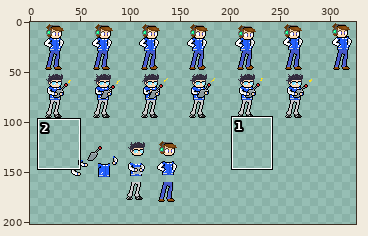
A sprite sheet gets an edit: Assets/Resources/Art/Npc/Sprite_Npc0002.png. Above, an overview of the earlier version with the close-up marked.
Close-up. Old version:
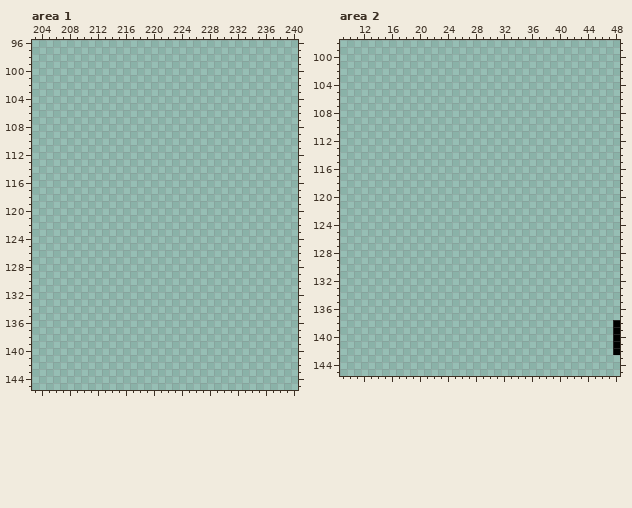
The file is 500x500 pixels. Colours within 5 levels of each other are drawn and written as one. Shown: area 1: x 203..240, y 96..145; area 2: x 9..48, y 98..145. The wide view leaves out empty margins. The commit also changed other parts of the picture, which this record leaves out.
Now the later version:
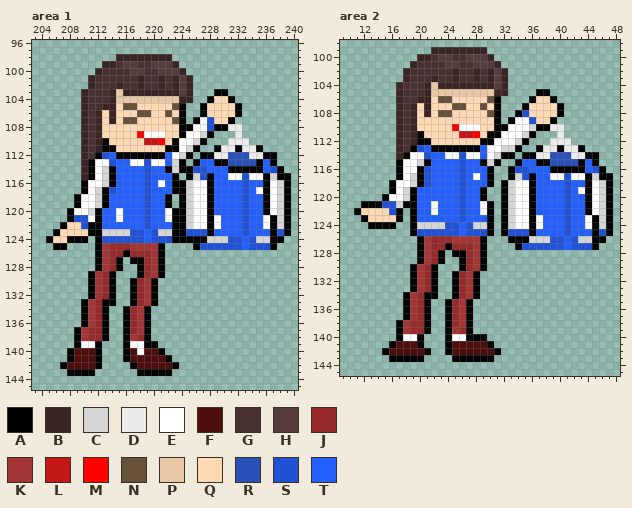
Palette (. is transparent): A #000000  B #3a2424  C #d5d5d5  D #ebebeb  E #ffffff  F #4e0e0e  G #4a3131  H #563c3c  J #962929  K #a33535  L #c31717  M #ff0000  N #67513b  P #e9c7a5  Q #ffd9b4  R #2a51b7  S #2152d5  T #2360ff
Changes in this commit:
--- area 1
@@ x 203..240 @@
  97 ......................................
- 98 ......................................
- 99 ......................................
-100 ......................................
-101 ......................................
-102 ......................................
-103 ......................................
-104 ......................................
-105 ......................................
-106 ......................................
-107 ......................................
-108 ......................................
-109 ......................................
-110 ......................................
-111 ......................................
-112 ......................................
-113 ......................................
-114 ......................................
-115 ......................................
-116 ......................................
-117 ......................................
-118 ......................................
-119 ......................................
-120 ......................................
-121 ......................................
-122 ......................................
-123 ......................................
-124 ......................................
-125 ......................................
-126 ......................................
-127 ......................................
-128 ......................................
-129 ......................................
-130 ......................................
-131 ......................................
-132 ......................................
-133 ......................................
-134 ......................................
-135 ......................................
-136 ......................................
-137 ......................................
-138 ......................................
-139 ......................................
-140 ......................................
-141 ......................................
-142 ......................................
-143 ......................................
+ 98 ............BBBBBBBB..................
+ 99 ..........BBGHHGGHHHB.................
+100 .........BGGGGHHGGHHHB................
+101 ........BGGGGGGBGGBGBHB...............
+102 ........BGGGBGGBGGBGBHB...............
+103 .......BGGGBPBBBBBBBBHB...AA..........
+104 .......BGGGBPPPPPPPPPBB..AQQA.........
+105 .......BGGBBQNNQQQQQNA..AQQQQA........
+106 .......BGBQBQQQNNQQNQA..AQQQQA........
+107 .......BGBQBQNNQQQQQNA.AESQQA.........
+108 .......BGBQQQQQQQQQQQAAEESAADD........
+109 .......BGBQQQQQMEEEQQAEECA...D........
+110 .......BGBAQQQQQLLMQAEECA...DDD.......
+111 .......BGBAAQQQQQQQAAECA..ADDADDA.....
+112 .......BGASTAAAAAAATECA.AADDRRRDDAA...
+113 .......BAEESTTEESEETCA.ATTAARRRRATA...
+114 .......BAECATTTTSTTACAASSTTTAAAAATSA..
+115 .......BAECATTTTSTTTA.ACSATTEESEEACAA.
+116 .......AEECATTTTSTETAACEEATTTTSTTAECA.
+117 .......AECASTTTTSTTTAACEEATTTTSTEAECA.
+118 ......AEECATTTTTSTTA.ACEEATTTTSTTAECA.
+119 ......AEECATTTTTSTTA.ACEEATTTTSTTAECA.
+120 .....AEECATTETTTSTTEAACEEATTTTSTTAECA.
+121 .....ASSEATTETTTSTTEAACEEAETTTSTTEACA.
+122 ....AQQSAATTTTTTSTTTAACEEAETTTSTTEACA.
+123 ...AQQQQAACCCCSSTSCCAASSSATTTTSTTTASA.
+124 ..AQQAAA.ASSSSSSTSSSAAAAACCCSSTSCCAA..
+125 ...AA....AKJJJKKKKA....ASSSSSSTSSSA...
+126 .........AKJJAJJJKA...................
+127 .........AKJA.AAJKA...................
+128 .........AKJA..AJKA...................
+129 ........AKJA...AJKA...................
+130 ........AKJA..AJKA....................
+131 ........AKJA..AJKA....................
+132 ........AKJA..AJKA....................
+133 .......AKJAA..AJKA....................
+134 .......AKJA..AJKA.....................
+135 .......AKJA..AJKA.....................
+136 .......AKJA..AJKA.....................
+137 ......AKJJA..AJKA.....................
+138 ......AKJJA..AKJA.....................
+139 ......AEEA...AEEAA....................
+140 .....AFFFA...AFEFFA...................
+141 .....AFFFA...AFFFFFA..................
+142 ....AFFFFA....AFFFFFA.................
+143 .....AAAA......AAAAA..................
 144 ......................................
--- area 2
@@ x 9..48 @@
  98 ........................................
- 99 ........................................
-100 ........................................
-101 ........................................
-102 ........................................
-103 ........................................
-104 ........................................
-105 ........................................
-106 ........................................
-107 ........................................
-108 ........................................
-109 ........................................
-110 ........................................
-111 ........................................
-112 ........................................
-113 ........................................
-114 ........................................
-115 ........................................
-116 ........................................
-117 ........................................
-118 ........................................
-119 ........................................
-120 ........................................
-121 ........................................
-122 ........................................
-123 ........................................
-124 ........................................
-125 ........................................
-126 ........................................
-127 ........................................
-128 ........................................
-129 ........................................
-130 ........................................
-131 ........................................
-132 ........................................
-133 ........................................
-134 ........................................
-135 ........................................
-136 ........................................
-137 ........................................
-138 .......................................A
-139 .......................................A
-140 .......................................A
-141 .......................................A
-142 .......................................A
-143 ........................................
+ 99 .............BBBBBBBB...................
+100 ...........BBGHHGGHHHB..................
+101 ..........BGGGGHHGGHHHB.................
+102 .........BGGGGGGBGGBGBHB................
+103 .........BGGGBGGBGGBGBHB................
+104 ........BGGGBPBBBBBBBBHB................
+105 ........BGGGBPPPPPPPPPBB....AA..........
+106 ........BGGBBQNNQQQQQNA....AQQA.........
+107 ........BGBQBQQQNNQQNQA...AQQQQA........
+108 ........BGBQBQNNQQQQQNA..ASQQQQA........
+109 ........BGBQQQQQQQQQQQA.AEESQQA.........
+110 ........BGBQQQQQMEEEQQAAEEECAADD........
+111 ........BGBAQQQQQLLMQAAEEECA...D........
+112 ........BGBAAQQQQQQQAAEEECA...DDD.......
+113 ........BGASTAAAAAAATEECCA..ADDADDA.....
+114 ........BAEESTTEESEETECAA.AADDRRRDDAA...
+115 ........AEECATTTTSTTACA..ATTAARRRRATA...
+116 ........AEEASTTTTSTTTA..ASSTTTAAAAATSA..
+117 ........AECASTTTTSTETA..ACSATTEESEEACAA.
+118 .......AEECASTTTTSTTTA.ACEEATTTTSTTAECA.
+119 .......AECATTTTTTSTTA..ACEEATTTTSTEAECA.
+120 ......AEECATTTTTTSTTA..ACEEATTTTSTTAECA.
+121 ...AAASSCAATTETTTSTTEA.ACEEATTTTSTTAECA.
+122 ..AQQQQSA.ATTETTTSTTEA.ACEEATTTTSTTAECA.
+123 ...AQQQQA.ATTTTTTSTTTA.ACEEAETTTSTTEACA.
+124 ....AAAA..ACCCCSSTSCCA.ACEEAETTTSTTEACA.
+125 ..........ASSSSSSTSSSA.ASSSATTTTSTTTASA.
+126 ...........AKJJJKKKKA...AAACCCSSTSCCAA..
+127 ...........AKJJAJJJKA....ASSSSSSTSSSA...
+128 ...........AKJA.AAJKA...................
+129 ...........AKJA..AJKA...................
+130 ..........AKJA...AJKA...................
+131 ..........AKJA..AJKA....................
+132 ..........AKJA..AJKA....................
+133 ..........AKJA..AJKA....................
+134 .........AKJAA..AJKA....................
+135 .........AKJA..AJKA.....................
+136 .........AKJA..AJKA.....................
+137 .........AKJA..AJKA.....................
+138 ........AKJJA..AJKA.....................
+139 ........AKJJA..AKJA.....................
+140 ........AEEA...AEEAAA...................
+141 .......AFFFA...AFFFFFA..................
+142 ......AFFFFFA..AFFFFFFA.................
+143 .......AAAAA....AAAAAA..................
 144 ........................................
Pixel boxes of the changes (left, top, right, bottom) in both close-ups:
added: (46, 54, 291, 376)
added: (354, 47, 613, 362)
erased: (613, 320, 620, 355)
